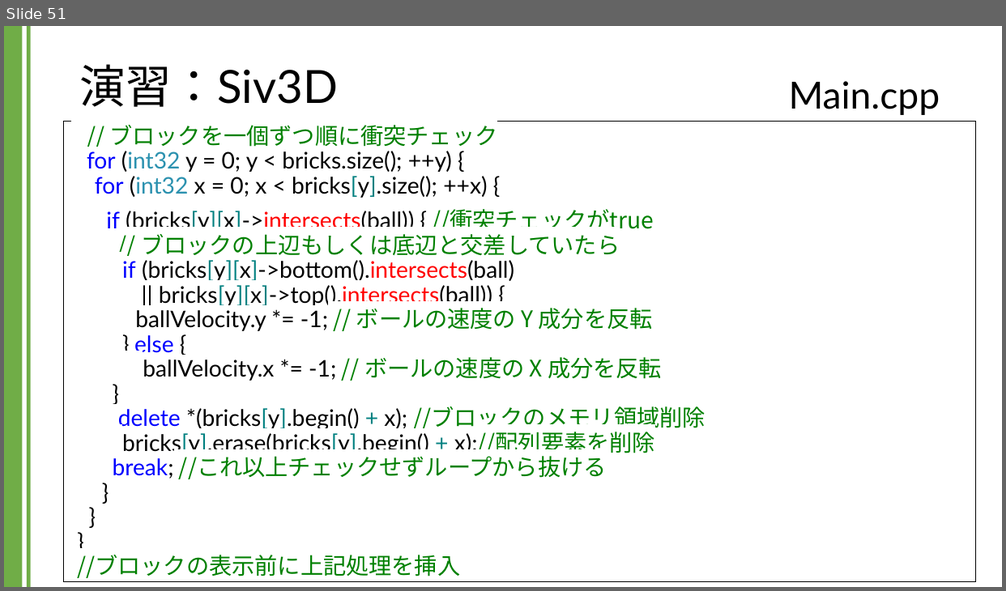
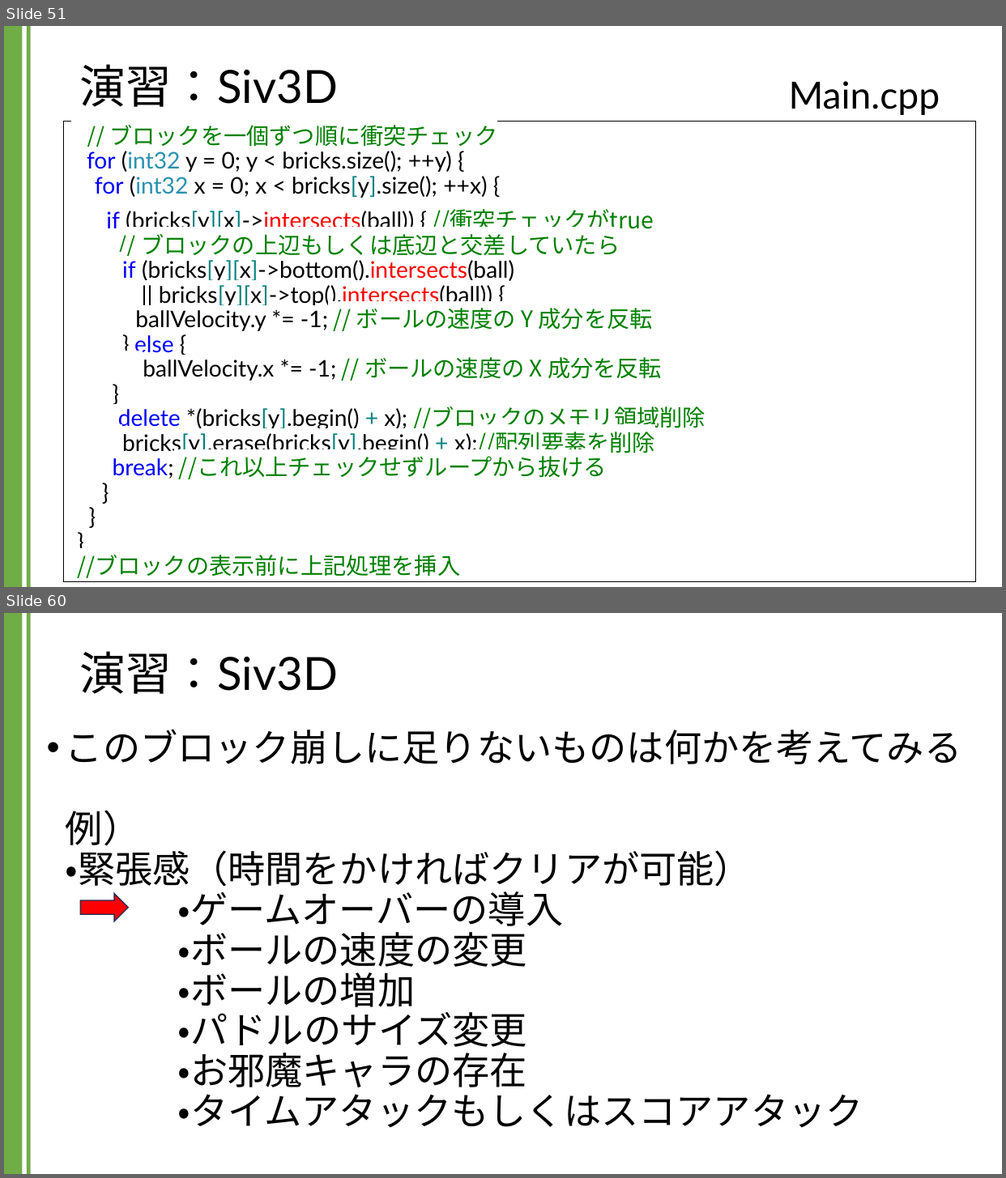
Before and after one commit to kic-murata/cpp2024, a slide deck: 授業資料/演習課題：Siv3D.pptx. Shown one above the other, each under a label of ours: slide 51 before the commit, slides 51 and 60 after it; the slides between them are not shown. The pictures are 1006x591 and 1006x1178 pixels, drawn with LibreOffice and Linux fonts; fonts in the diff are those of the drawing; background and template pictures are left out. Boxes give left, top, right and bottom in pixels: in the first picture for what was removed or moved away, otherwise in the second. Text is boxed around its words. In the diff, an @@ line names an element or a change of style, - is before the commit and + after.

```diff
--- a/授業資料/演習課題：Siv3D.pptx
+++ b/授業資料/演習課題：Siv3D.pptx
@@ slide 60 added at (x1=4, y1=613, x2=1002, y2=1174), background #FFFFFF; not listed: 2 template elements that a slide beside it also shows @@
@@ title added at (x1=80, y1=651, x2=338, y2=694), 44 pt, text #000000 @@
+演習：Siv3D
@@ text added at (x1=66, y1=729, x2=961, y2=1128), 36 pt, text #000000 @@
+• このブロック崩しに足りないものは何かを考えてみる
+  例）
+  ・緊張感（時間をかければクリアが可能）
+  ・ゲームオーバーの導入
+  ・ボールの速度の変更
+  ・ボールの増加
+  ・パドルのサイズ変更
+  ・お邪魔キャラの存在
+  ・タイムアタックもしくはスコアアタック
@@ right arrow added at (x1=80, y1=894, x2=128, y2=922), fill #FF0000, outline #1E3256 1 pt @@
```
Also in this commit, not shown: 3 slides changed, 9 other slides added.
